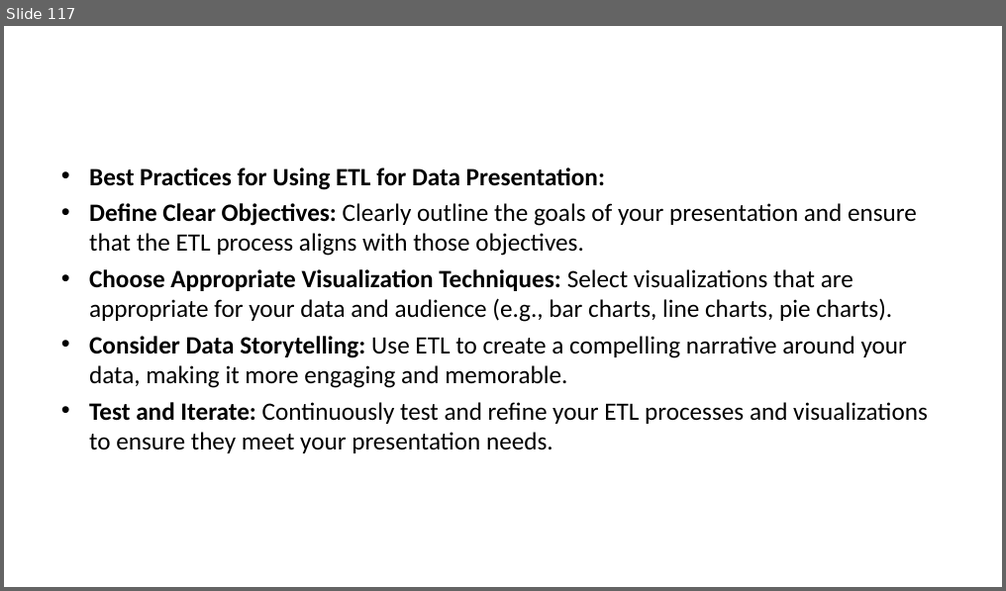
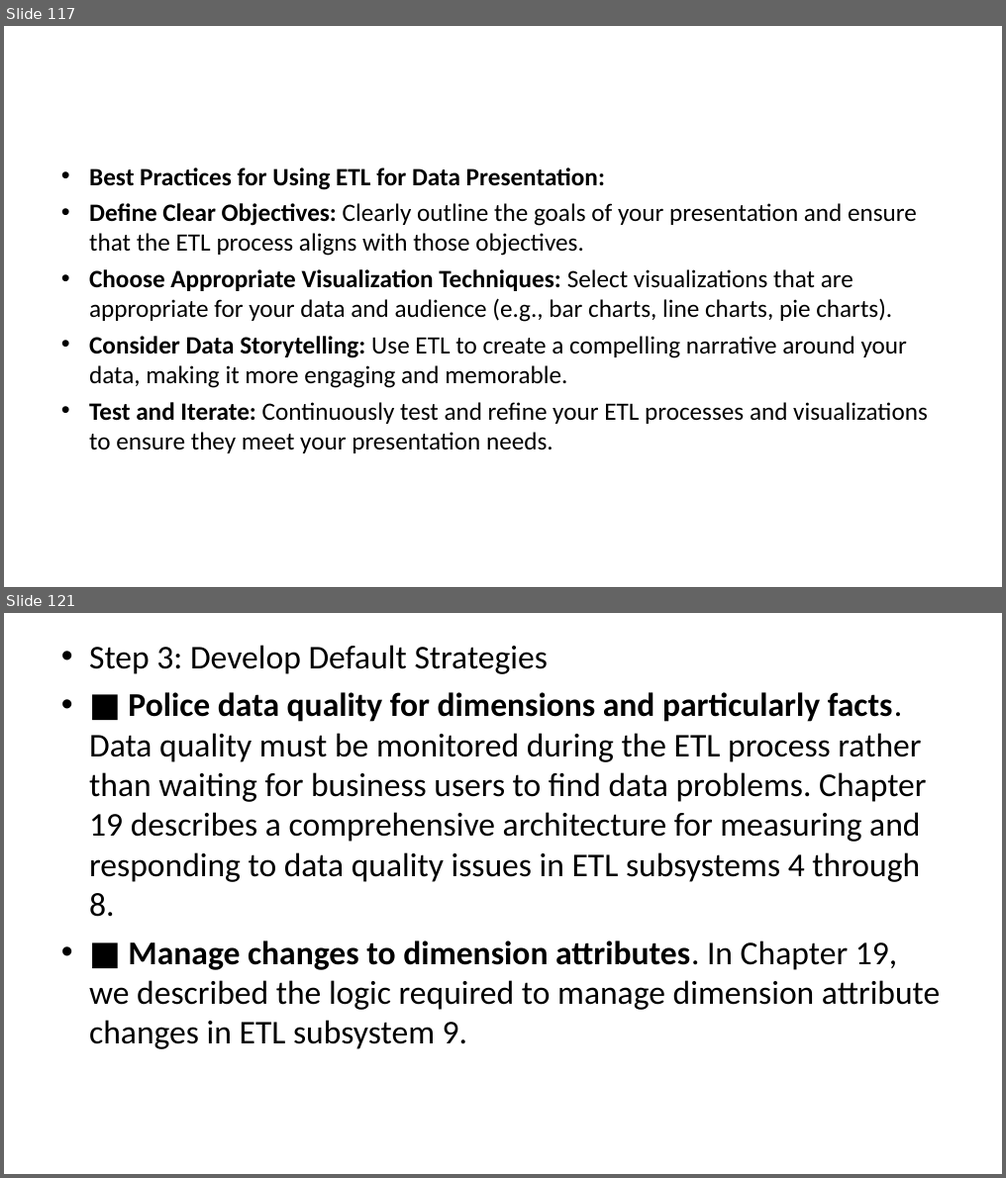
Before and after one commit to satishdkt/BTech-2024-25-Batch-Data-Warehouse-BI, a slide deck: PPT/ch-4-Introducing ETL.ppt. Shown one above the other, each under a label of ours: slide 117 before the commit, slides 117 and 121 after it; the slides between them are not shown. The pictures are 1006x591 and 1006x1178 pixels, drawn with LibreOffice and Linux fonts; fonts in the diff are those of the drawing. Boxes give left, top, right and bottom in pixels: in the first picture for what was removed or moved away, otherwise in the second. Text is boxed around its words. In the diff, an @@ line names an element or a change of style, - is before the commit and + after.

```diff
--- a/PPT/ch-4-Introducing ETL.ppt
+++ b/PPT/ch-4-Introducing ETL.ppt
@@ slide 121 added at (4,613,1002,1174), background #FFFFFF @@
@@ text added at (89,645,940,1050), 32 pt, text #000000 @@
+• Step 3: Develop Default Strategies
+• ■ Police data quality for dimensions and particularly facts. Data quality must be monitored during the ETL process rather than waiting for business users to find data problems. Chapter 19 describes a comprehensive architecture for measuring and responding to data quality issues in ETL subsystems 4 through 8.
+• ■ Manage changes to dimension attributes. In Chapter 19, we described the logic required to manage dimension attribute changes in ETL subsystem 9.
```
Also in this commit, not shown: 6 other slides added, 1 other file.
